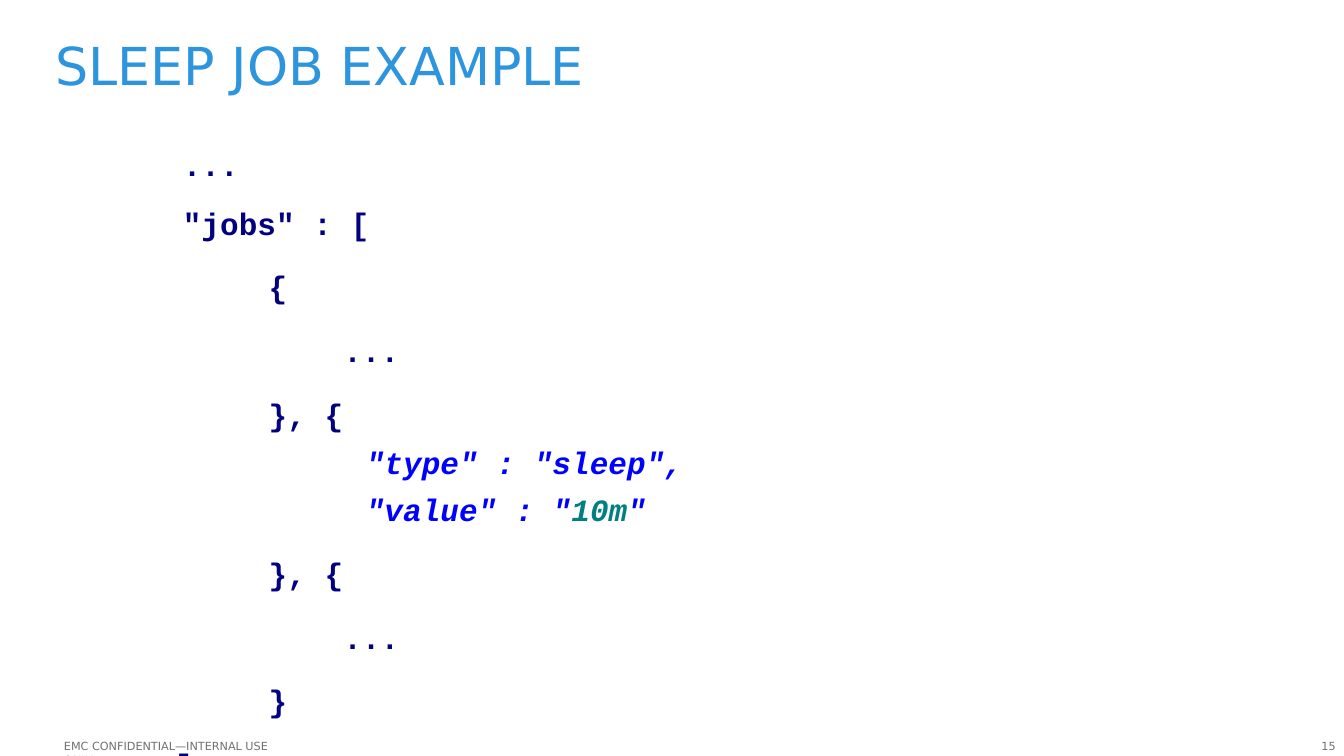
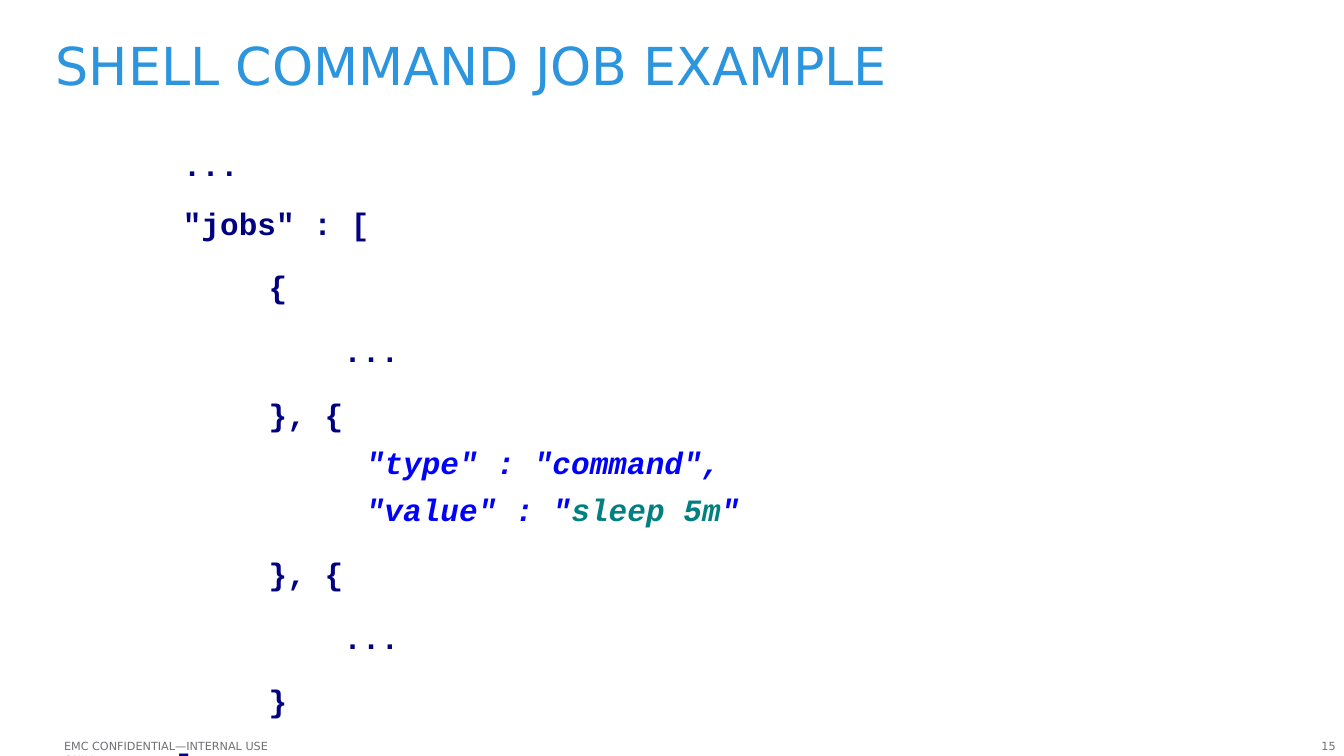
Before and after one commit to emc-mongoose/mongoose, a slide deck: slide 15 of doc/emcmongoosev2.odp. Drawn at 1344x756 pixels with LibreOffice and Linux fonts; fonts in the diff are those of the drawing; background and template pictures are left out. Boxes give left, top, right and bottom in pixels: in the first picture for what was removed or moved away, otherwise in the second. Text is boxed around its words. In the diff, an @@ line names an element or a change of style, - is before the commit and + after.

```diff
--- a/doc/emcmongoosev2.odp
+++ b/doc/emcmongoosev2.odp
@@ title at (56, 46, 887, 96): text changed @@
-SLEEP JOB EXAMPLE
+SHELL COMMAND JOB EXAMPLE
@@ text at (366, 451, 739, 528): text changed @@
-      "type" : "sleep",
-      "value" : "10m"
+      "type" : "command",
+      "value" : "sleep 5m"
```
Also in this commit, not shown: 2 other slides changed, 1 other file.
